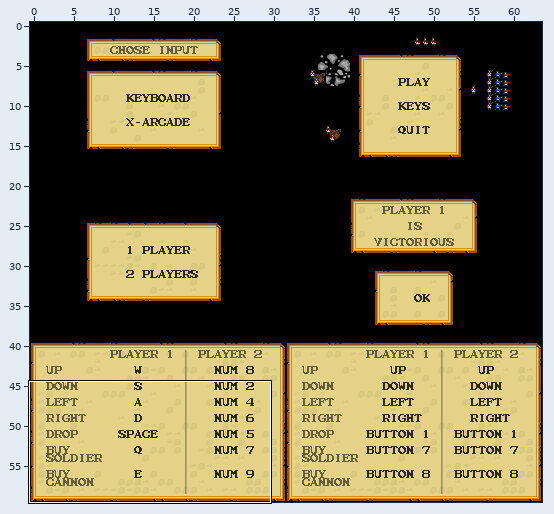
Two states of a Tiled map, game/assets/maps/menu.tmx. Above: a wide view before the commit, with the close-up outlined.
Close-up. Old version:
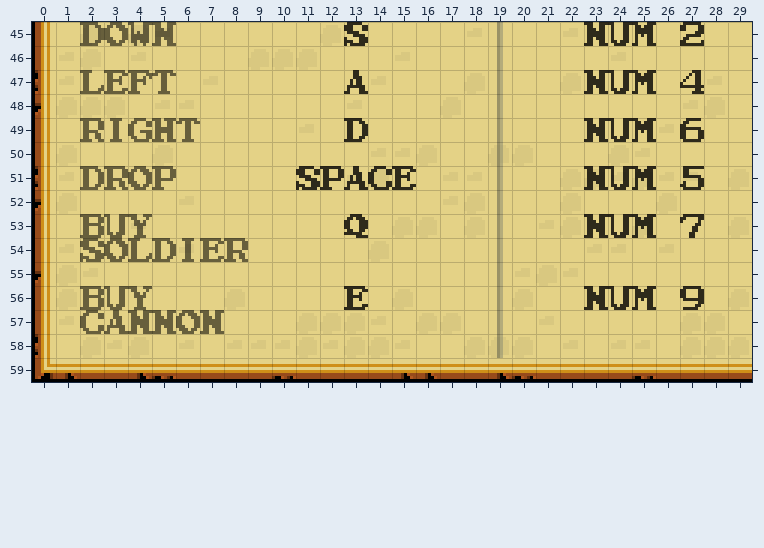
Cells are 8x8 px. Shown: x 0..29, y 45..59. The commit also changed other parts of the map, which this record leaves out.
The result:
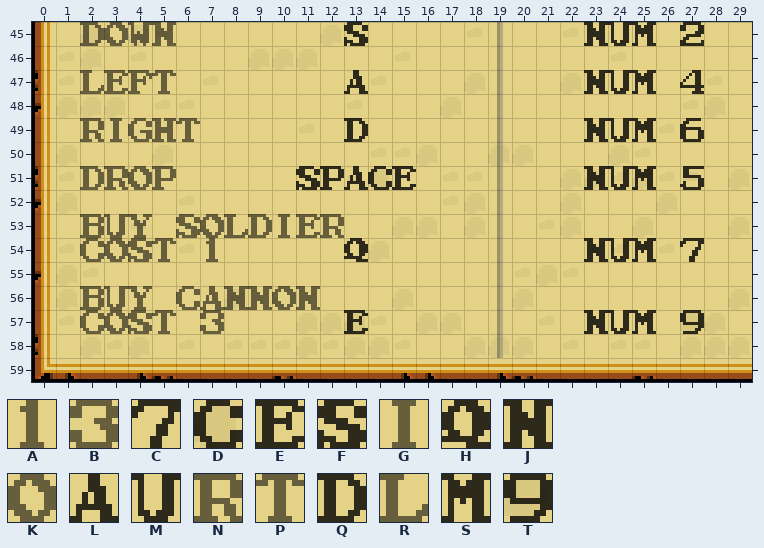
Key: from "tileset": A 81, B 83, C 87, D 119, E 152, F 159, G 175, H 179, J 191, K 200, L 216, M 223, N 232, P 239, Q 248, R 255, S 390, T 405.
_ is an empty cell, . an unchanged one.
See-through tiles are keyed as they look on the map.
Edits made:
--- layer "Text"
@@ x 13..27 @@
-53 H.........JMS.C
-54 _.........___._
+53 _.........___._
+54 H.........JMS.C
@@ x 13..27 @@
-56 E.........JMS.T
-57 _.........___._
+56 _.........___._
+57 E.........JMS.T
--- layer "DimedText"
@@ x 2..12 @@
-53 ...._______
-54 F.RQGEN....
+53 ....FKRQGEN
+54 D.FP_A_....
@@ x 3..11 @@
-56 ...______
-57 LJJKJ....
+56 ...DLJJKJ
+57 KFP_B....
Changed places in both close-ups, as pixel boxes (x1, y1, x2, y2):
changed: (128, 214, 368, 262)
changed: (584, 214, 656, 262)
changed: (680, 214, 704, 262)
changed: (80, 238, 101, 262)
changed: (104, 286, 320, 334)
changed: (344, 286, 368, 334)
changed: (584, 286, 656, 334)
changed: (680, 286, 704, 334)
